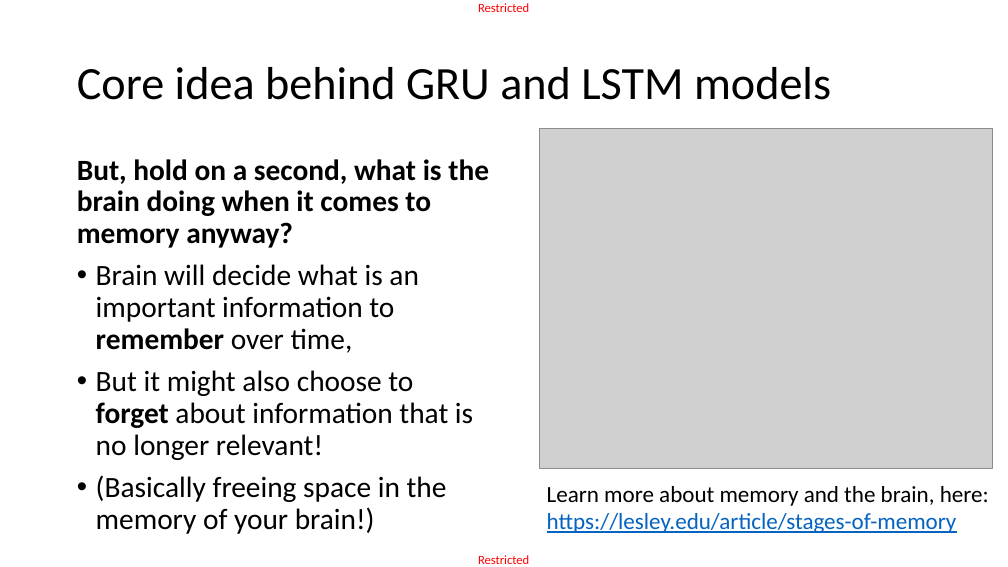
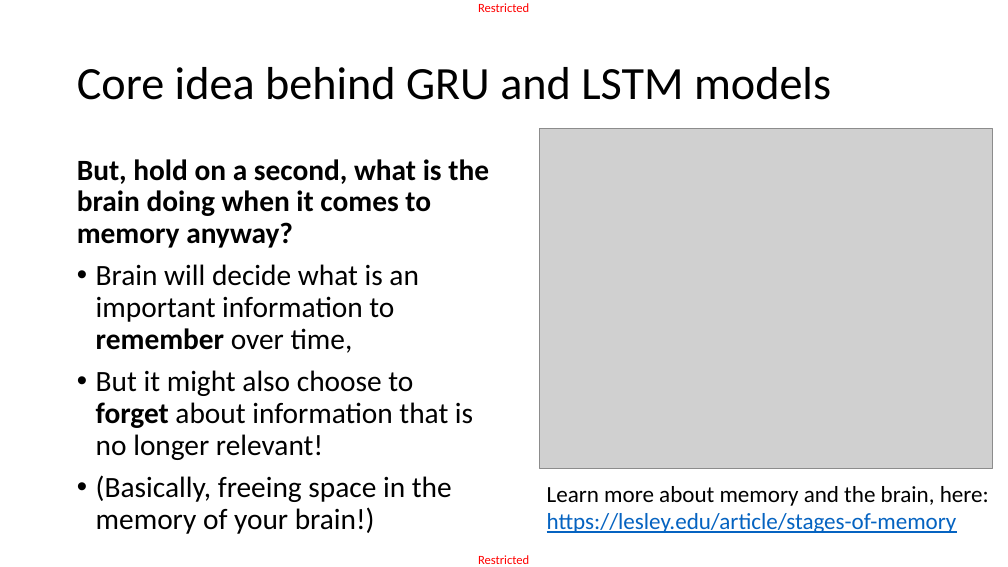
Before and after one commit to matthieudemari/SUTD_DL_50_039, a slide deck: slide 18 of W6/2. W6S2 final/W6S2.pptx (slide 15 before the commit). Drawn at 1008x567 pixels with LibreOffice and Linux fonts; fonts in the diff are those of the drawing; grey boxes stand for pictures. Boxes give left, top, right and bottom in pixels: in the first picture for what was removed or moved away, otherwise in the second. Text is boxed around its words. In the diff, an @@ line names an element or a change of style, - is before the commit and + after.

Commit message:
Updated materals for Week 6, adding visuals for memory vector and better explanations for one-to-many models and Seq2Seq models.

```diff
--- a/W6/2. W6S2 final/W6S2.pptx
+++ b/W6/2. W6S2 final/W6S2.pptx
@@ text at (96,475,452,534): text changed @@
-• (Basically freeing space in the memory of your brain!)
+• (Basically, freeing space in the memory of your brain!)
```
Also in this commit, not shown: 22 other slides changed, 3 slides added, 9 other files.
